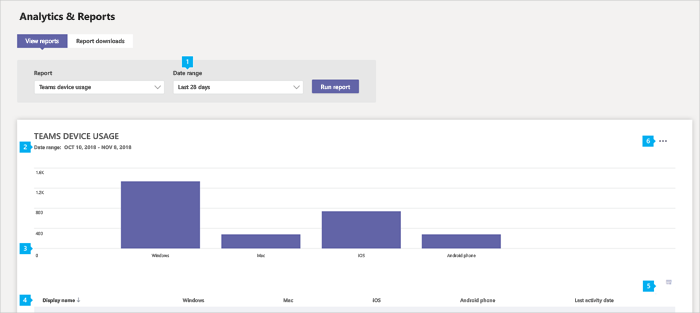
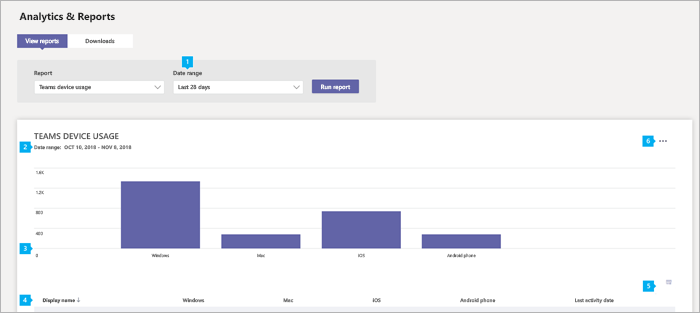
The second w=700, h=313 image is a revision of the first. Changes to its layers:
painted on "Border" (2nd of 2, in "Border") over 0, 0, 700, 313
renamed "Report downloads" to "Downloads", painted on it over 76, 38, 125, 45
